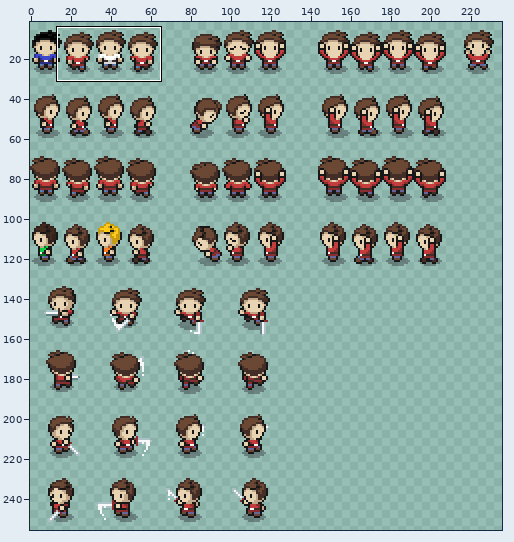
Edited in one commit: sprite sheet (Assets/Art/gfx/character2.png). The first picture is a wide view before the edit; the outline marks the close-up.
Close-up. First the earlier version:
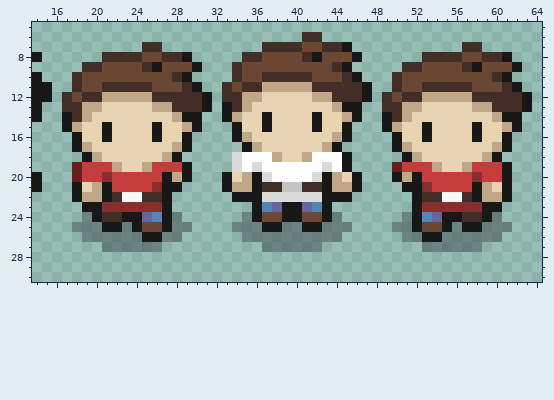
The file is 272x256 pixels. Colours within 5 levels of each other are drawn and written as one. Shown: x 14..64, y 5..30. The wide view leaves out empty margins. The commit also changed other parts of the picture, which this record leaves out.
Now the later version:
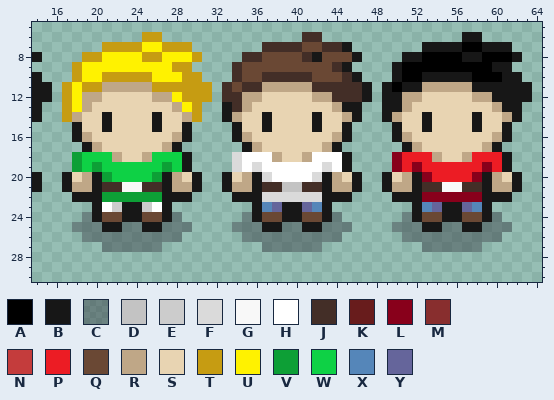
Palette (. is transparent): A #000000  B #171717  C #2a2b3566  D #c3c3c3  E #cccccc  F #dadada  G #f8f8f8  H #ffffff  J #432e27  K #681c1c  L #88001b  M #882e2e  N #c43c3c  P #ec1c24  Q #6a4834  R #bfa787  S #e8d4b2  T #c69c12  U #fff200  V #0d9f36  W #0ed145  X #5586b9  Y #65659b
What changed:
Changed rows in their new state; - is an unchanged pixel.
first column x 17:
 6 --------TT------------------------------BB-----
 7 ----TTTTUUTTT-----------------------BBBBAABBB--
 8 --TTUUUUTTUUUT--------------------BBAAAABBAAAB-
 9 -TUUUUUUUUUTT.-------------------BAAAAAAAAABB.-
10 -TUUTTTTTUUUTT-------------------BAABBBBBAAA-B-
11 TUTTRRRRRTTTTTT-----------------BABBRRRRRBBBB-B
12 TURRSSSSSRRUTTT-----------------BBRRSSSSSRRBBB-
13 TU-S-----SSRUT.-----------------BB-S-----SSRBB.
14 TRS-B----B-SRT-------------------RS-B----B-SR--
15 .B----------B.------------------.B----------B.-
16 --R-S----S-R----------------------R-S----S-R---
17 -.BR------RB.--------------------.BR------RB.--
18 -VWWWR--RWWWB--------------------LPPPR--RPPPB--
19 -VWVWWWWWWVW---------------------LPLPPPPPPLP---
20 BSRBVWWWWV--SB------------------BS--LPPPPLBRSB-
21 BRRBJJGGJJ-RRB------------------BRR-JJGGJJBRRB-
22 --BBVVVVVV-BB--------------------BB-LLLLLLBB---
23 --.-HEBBEH--------------------------XYBBYX-.---
24 ----QQ--QQ--------------------------QQ--QQ-----
25 -------CBBC------------------------CBBC--------
26 --------CC--------------------------CC---------
